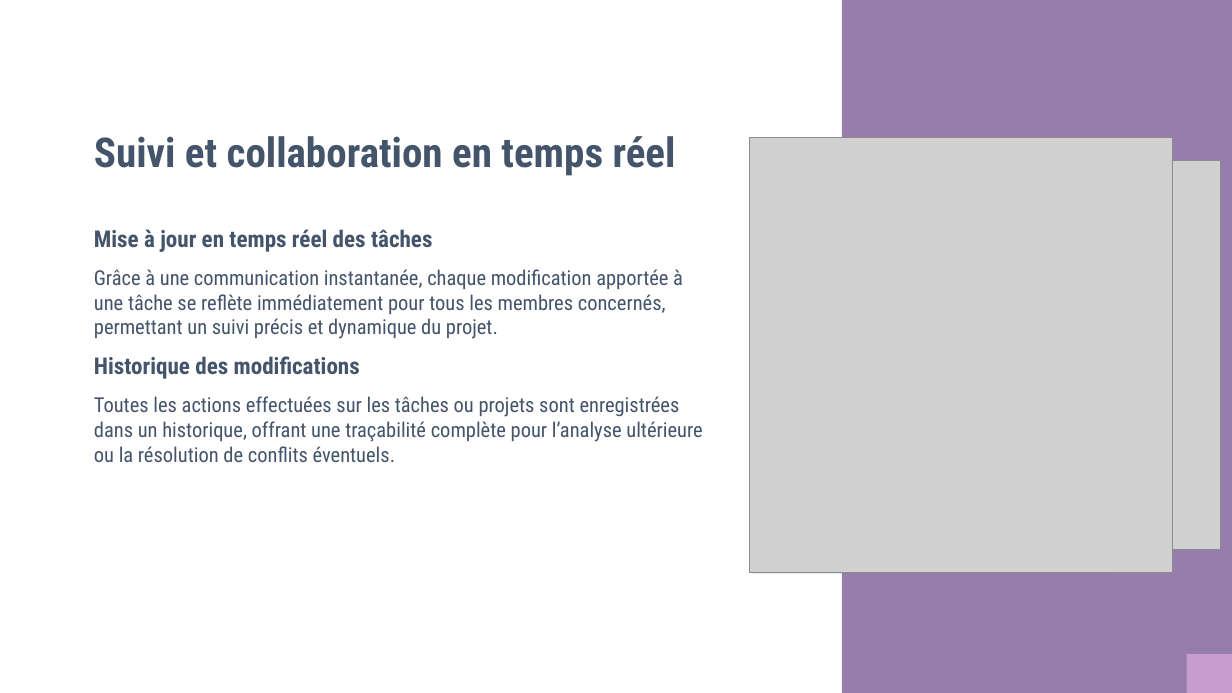
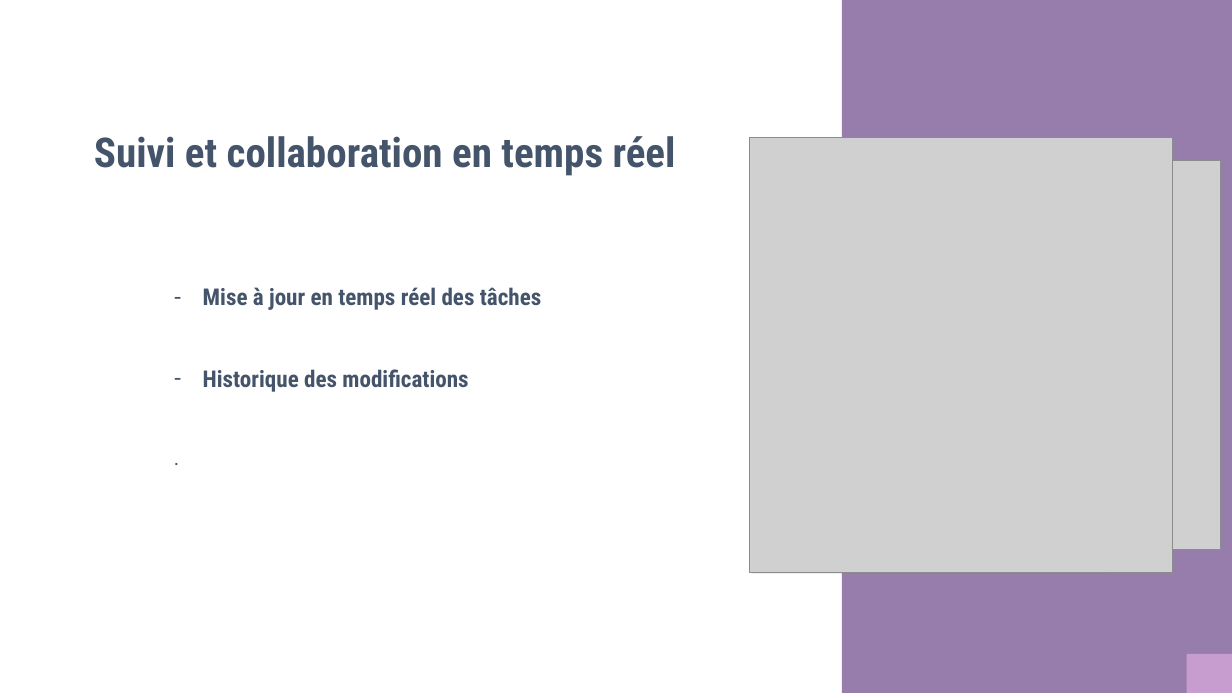
Before and after one commit to chrisrou2025/taskflow, a slide deck: slide 10 of Powerpoint du projet taskflow.pptx. Drawn at 1232x693 pixels with LibreOffice and Linux fonts; fonts in the diff are those of the drawing; grey boxes stand for pictures. Boxes give left, top, right and bottom in pixels: in the first picture for what was removed or moved away, otherwise in the second. Text is boxed around its words. In the diff, an @@ line names an element or a change of style, - is before the commit and + after.

Commit message:
mise à jour

```diff
--- a/Powerpoint du projet taskflow.pptx
+++ b/Powerpoint du projet taskflow.pptx
@@ text at (x1=94, y1=269, x2=683, y2=339): paragraph removed @@
-Grâce à une communication instantanée, chaque modification apportée à une tâche se reflète immédiatement pour tous les membres concernés, permettant un suivi précis et dynamique du projet.
@@ text "Mise à jour en temps ..." moved from (x1=94, y1=229, x2=702, y2=462) to (x1=203, y1=287, x2=541, y2=392) @@
@@ text at (x1=203, y1=287, x2=541, y2=392): bullet none to - @@
@@ text at (x1=94, y1=396, x2=702, y2=462): text changed @@
-Toutes les actions effectuées sur les tâches ou projets sont enregistrées dans un historique, offrant une traçabilité complète pour l’analyse ultérieure ou la résolution de conflits éventuels.
+.
```
Also in this commit, not shown: 10 other slides changed, 4 other files.
